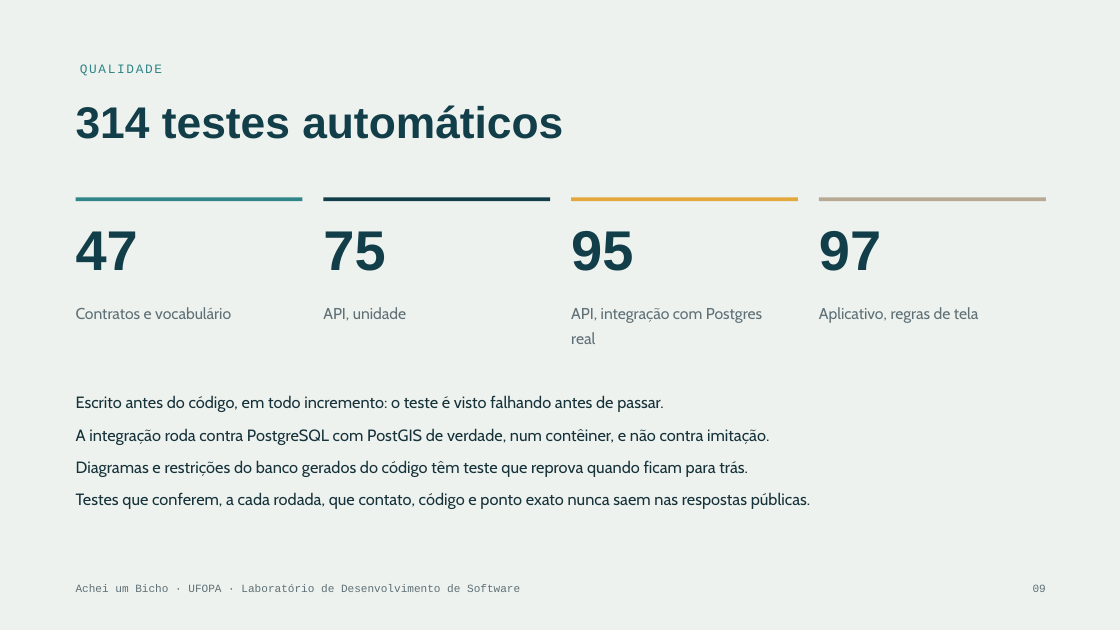
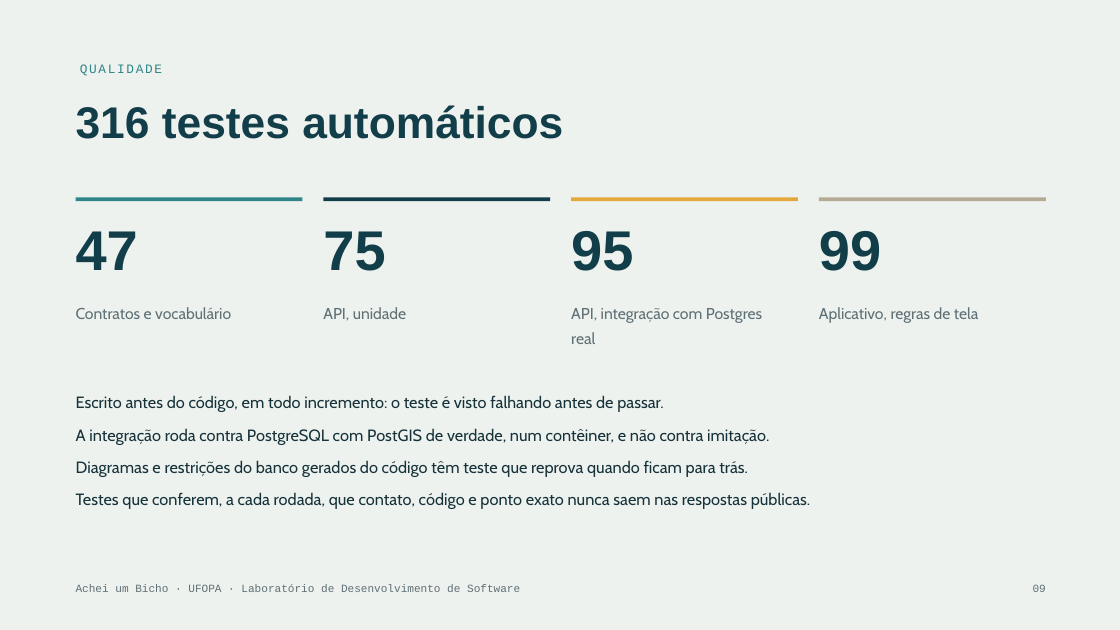
Before and after one commit to RNobre1/achei-um-bicho, a slide deck: slide 9 of Achei_um_Bicho_Alpha.pptx. Drawn at 1120x630 pixels with LibreOffice and Linux fonts; fonts in the diff are those of the drawing. Boxes give left, top, right and bottom in pixels: in the first picture for what was removed or moved away, otherwise in the second. Text is boxed around its words. In the diff, an @@ line names an element or a change of style, - is before the commit and + after.

Commit message:
docs(alpha): slide do caso aberto com o mapa que abre no Google Maps, 316 testes

```diff
--- a/Achei_um_Bicho_Alpha.pptx
+++ b/Achei_um_Bicho_Alpha.pptx
@@ text at (x1=76, y1=105, x2=563, y2=139): text changed @@
-314 testes automáticos
+316 testes automáticos
@@ text at (x1=819, y1=231, x2=881, y2=271): text changed @@
-97
+99
```
Also in this commit, not shown: 1 other slide changed, 3 other files.
